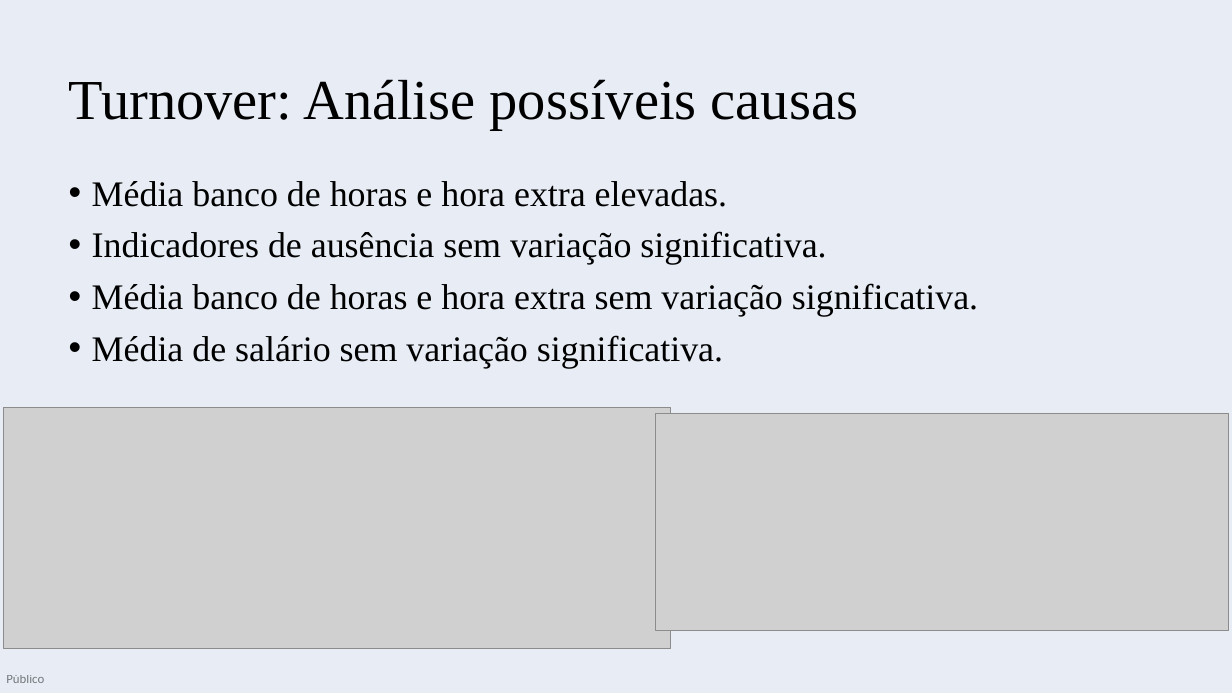
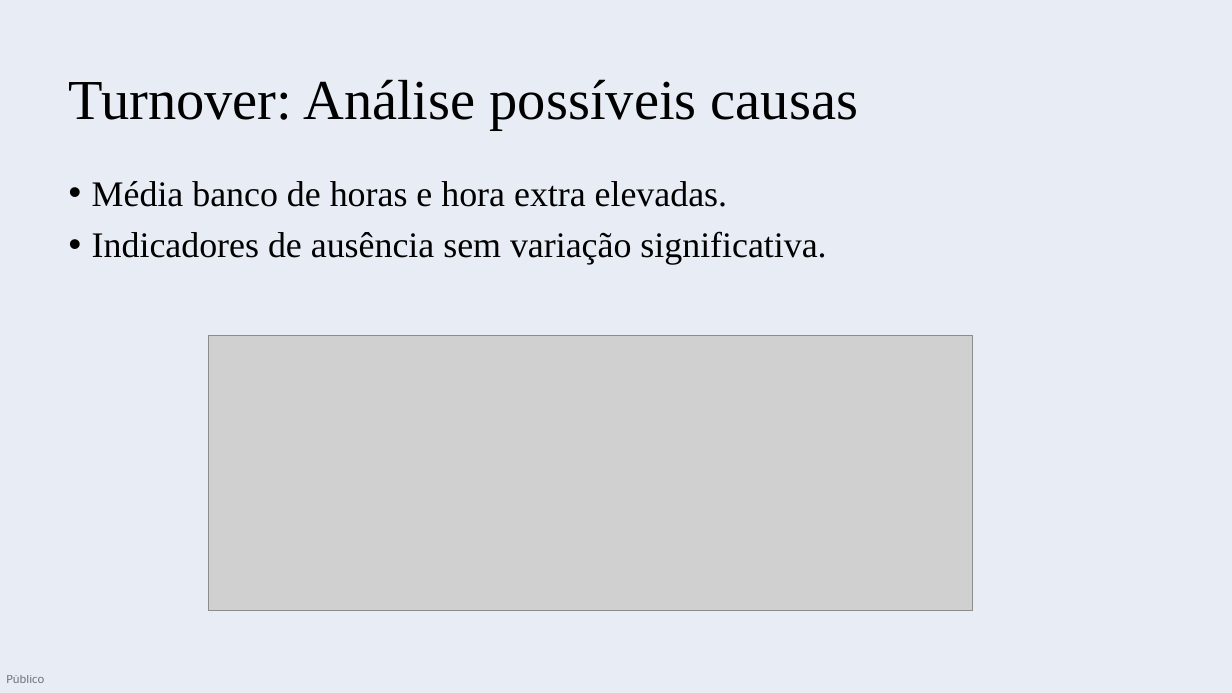
Before and after one commit to ViniAndrade11/case-dasa, a slide deck: slide 5 of apresentacao.pptx. Drawn at 1232x693 pixels with LibreOffice and Linux fonts; fonts in the diff are those of the drawing; grey boxes stand for pictures. Boxes give left, top, right and bottom in pixels: in the first picture for what was removed or moved away, otherwise in the second. Text is boxed around its words. In the diff, an @@ line names an element or a change of style, - is before the commit and + after.

Commit message:
ajustes final apresentação com inclusão de turnover por performance

```diff
--- a/apresentacao.pptx
+++ b/apresentacao.pptx
@@ text at (x1=92, y1=283, x2=978, y2=368): paragraphs removed @@
-• Média banco de horas e hora extra sem variação significativa.
-• Média de salário sem variação significativa.
@@ picture resized from (x1=3, y1=408, x2=670, y2=648) to (x1=209, y1=335, x2=973, y2=611) @@
@@ picture removed at (x1=655, y1=413, x2=1229, y2=631) @@
```
Also in this commit, not shown: 1 other slide changed, 1 slide added.
